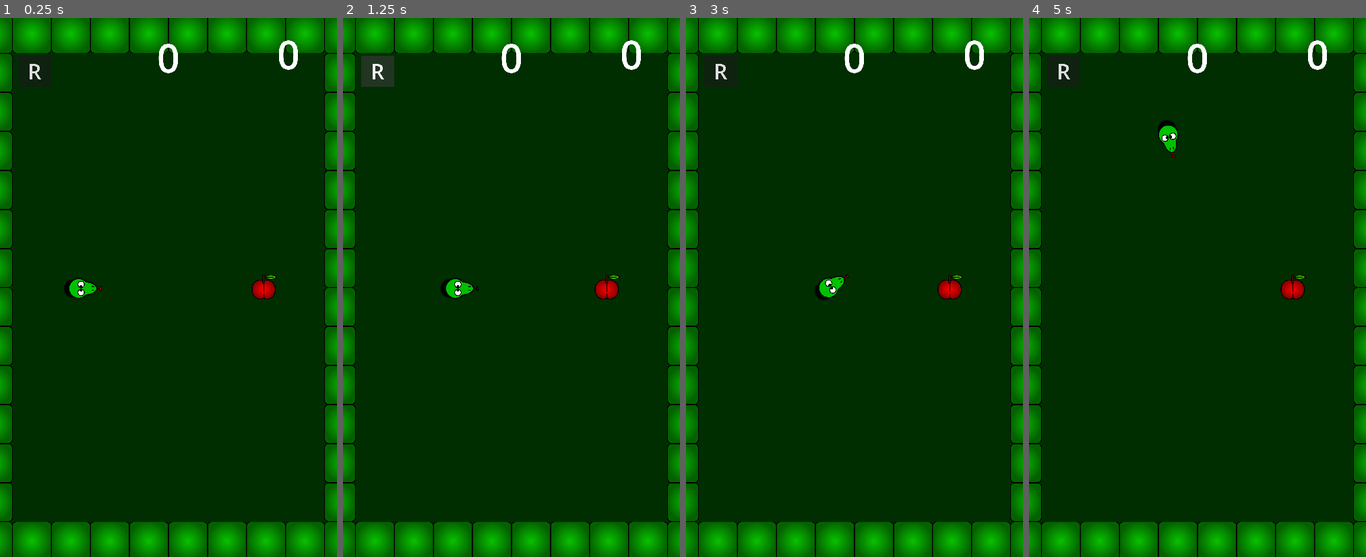
Above: before the commit, frames 1-4 (left to right).
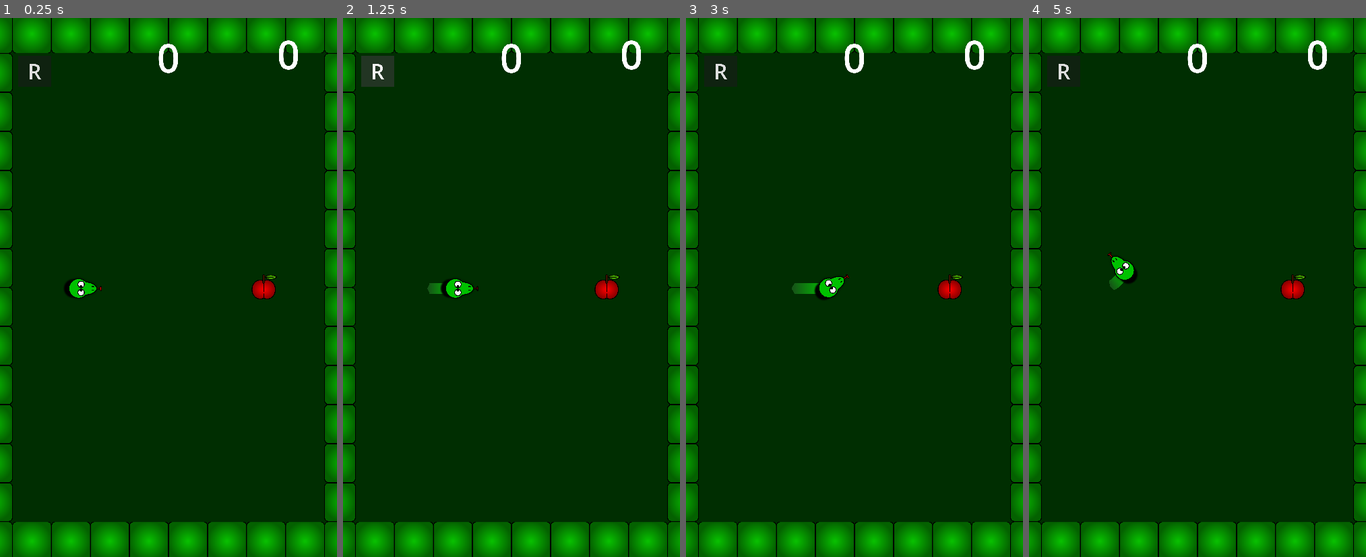
Above: after the commit, the same moments.

Repository: B-mo2000/snake-car
Game: Godot game, scene res://ttt/world.tscn
Two runs of this game, one before a commit and one after it. Both use one fixed random seed, a clock stepped at 60 frames per second and the inputs below.
Inputs (mouse positions are in pixels of both pictures, inside the frame that each line leads up to):
- Up to frame 1 (0.25 s): no input
- Up to frame 2 (1.25 s): click "R" at 0.5 s
- Up to frame 3 (3 s): click "R" at 1.25 s; click "R" at 2 s; move the mouse to (928, 260) at 2.77 s; hold A (a) from 2.78 s (still down)
- Up to frame 4 (5 s): tap D (d) at 3.05, 3.6 s; move the mouse to (1130, 314) at 3.52 s; release A (a) at 3.53 s; tap R (r, bound only after the commit) at 3.8, 4.35 s; move the mouse to (1231, 168) at 4.27 s; hold A (a) from 4.28 s (still down)

Frame 1 is identical in both runs. In frame 2, less than 0.1% of the frame differs, in the area x 25-30%, y 49-52%; in frame 3, 0.1%; in frame 4, 0.6%, in the area x 23-45%, y 19-51%.

Commit message:
line2d

Diff:
--- a/project.godot
+++ b/project.godot
@@ -1,3 +1,11 @@
+; Engine configuration file.
+; It's best edited using the editor UI and not directly,
+; since the parameters that go here are not all obvious.
+;
+; Format:
+;   [section] ; section goes between []
+;   param=value ; assign values to parameters
+
 config_version=5
 
 [application]
@@ -40,6 +48,11 @@
 , Object(InputEventKey,"resource_local_to_scene":false,"resource_name":"","device":-1,"window_id":0,"alt_pressed":false,"shift_pressed":false,"ctrl_pressed":false,"meta_pressed":false,"pressed":false,"keycode":0,"physical_keycode":4194321,"key_label":0,"unicode":0,"echo":false,"script":null)
 ]
 }
+r={
+"deadzone": 0.5,
+"events": [Object(InputEventKey,"resource_local_to_scene":false,"resource_name":"","device":-1,"window_id":0,"alt_pressed":false,"shift_pressed":false,"ctrl_pressed":false,"meta_pressed":false,"pressed":false,"keycode":0,"physical_keycode":82,"key_label":0,"unicode":114,"echo":false,"script":null)
+]
+}
 
 [rendering]
 
--- /dev/null
+++ b/ttt/Objicttrile.gd
@@ -0,0 +1,5 @@
+extends Trails
+
+
+func _get_position():
+	return get_parent().position
--- a/ttt/blod.tscn
+++ b/ttt/blod.tscn
@@ -4,7 +4,7 @@
 
 [node name="Blod" type="Sprite2D"]
 modulate = Color(0.545098, 0.545098, 0.545098, 1)
-z_index = -1
+z_index = -2
 scale = Vector2(3, 3)
 texture = ExtResource("1_cbxjv")
 metadata/_edit_lock_ = true
--- a/ttt/player.gd
+++ b/ttt/player.gd
@@ -6,6 +6,8 @@
 
 @onready var move = $move
 @onready var spown_body = $spown_body
+@onready var trile = $trile
+
 #@onready var pin_joint_2d = $PinJoint2D
 
 var speed = 25.0
@@ -20,6 +22,10 @@
 func _quit():
 	if Input.is_action_just_pressed("quit"):
 		get_tree().quit()
+	if Input.is_action_just_pressed("r"):
+		Auto.score = 0
+		Auto.x_x = false
+		get_tree().reload_current_scene()
 
 func _move():
 	var dir : Vector2 = (move.global_position - global_position).normalized()
@@ -46,6 +52,7 @@
 		get_parent().add_child(nnn)
 		speed += 2.5
 		Auto.score += 1
+		trile.MAX_LENGTH += 20
 
 		var n = blod.instantiate()
 		n.global_position = area.global_position
--- a/ttt/player.tscn
+++ b/ttt/player.tscn
@@ -1,7 +1,9 @@
-[gd_scene load_steps=5 format=3 uid="uid://chx7p12vn0s43"]
+[gd_scene load_steps=7 format=3 uid="uid://chx7p12vn0s43"]
 
 [ext_resource type="Texture2D" uid="uid://bavh84xa8t1qk" path="res://img/snake head.png" id="1_0jo20"]
 [ext_resource type="Script" path="res://ttt/player.gd" id="1_btq6w"]
+[ext_resource type="PackedScene" uid="uid://cc0j82naenpk0" path="res://ttt/trile.tscn" id="3_jjoc8"]
+[ext_resource type="Script" path="res://ttt/Objicttrile.gd" id="4_8vmv0"]
 
 [sub_resource type="CircleShape2D" id="CircleShape2D_f2h2y"]
 radius = 59.6825
@@ -41,5 +43,10 @@
 shape = SubResource("RectangleShape2D_ed3aq")
 metadata/_edit_lock_ = true
 
+[node name="trile" parent="." instance=ExtResource("3_jjoc8")]
+width = 70.0
+script = ExtResource("4_8vmv0")
+metadata/_edit_lock_ = true
+
 [connection signal="area_entered" from="hb" to="." method="_on_hb_area_entered"]
 [connection signal="body_entered" from="hb" to="." method="_on_hb_body_entered"]
--- /dev/null
+++ b/ttt/trile.gd
@@ -0,0 +1,23 @@
+extends Line2D
+
+class_name Trails
+
+var queue : Array
+@export var MAX_LENGTH : int
+
+func _process(_delta):
+	var pos = _get_position()
+	#add_point(pos)
+
+	queue.push_front(pos)
+
+	if queue.size() > MAX_LENGTH:
+		queue.pop_back()
+
+	clear_points()
+
+	for point in queue:
+		add_point(point)
+
+func _get_position():
+	return get_global_mouse_position()
--- /dev/null
+++ b/ttt/trile.tscn
@@ -0,0 +1,18 @@
+[gd_scene load_steps=4 format=3 uid="uid://cc0j82naenpk0"]
+
+[ext_resource type="Script" path="res://ttt/trile.gd" id="1_whnpg"]
+
+[sub_resource type="Curve" id="Curve_mntm3"]
+_data = [Vector2(0, 1), 0.0, 0.0, 0, 0, Vector2(0.910526, 1), 0.0, 0.0, 0, 0, Vector2(1, 0), 0.0, 0.0, 0, 0]
+point_count = 3
+
+[sub_resource type="Gradient" id="Gradient_nssfm"]
+colors = PackedColorArray(0, 0.803262, 0, 1, 0.0888811, 0.307696, 0.0942503, 1)
+
+[node name="trile" type="Line2D"]
+top_level = true
+z_index = -1
+width_curve = SubResource("Curve_mntm3")
+gradient = SubResource("Gradient_nssfm")
+script = ExtResource("1_whnpg")
+MAX_LENGTH = 20
--- a/ttt/world.tscn
+++ b/ttt/world.tscn
@@ -48,7 +48,7 @@
 offset_right = 146.0
 offset_bottom = -1302.0
 theme_override_font_sizes/font_size = 256
-text = "12"
+text = "0"
 horizontal_alignment = 1
 vertical_alignment = 1
 metadata/_edit_lock_ = true
@@ -60,7 +60,7 @@
 offset_right = 916.0
 offset_bottom = -1323.0
 theme_override_font_sizes/font_size = 256
-text = "12"
+text = "0"
 horizontal_alignment = 1
 vertical_alignment = 1
 metadata/_edit_lock_ = true
